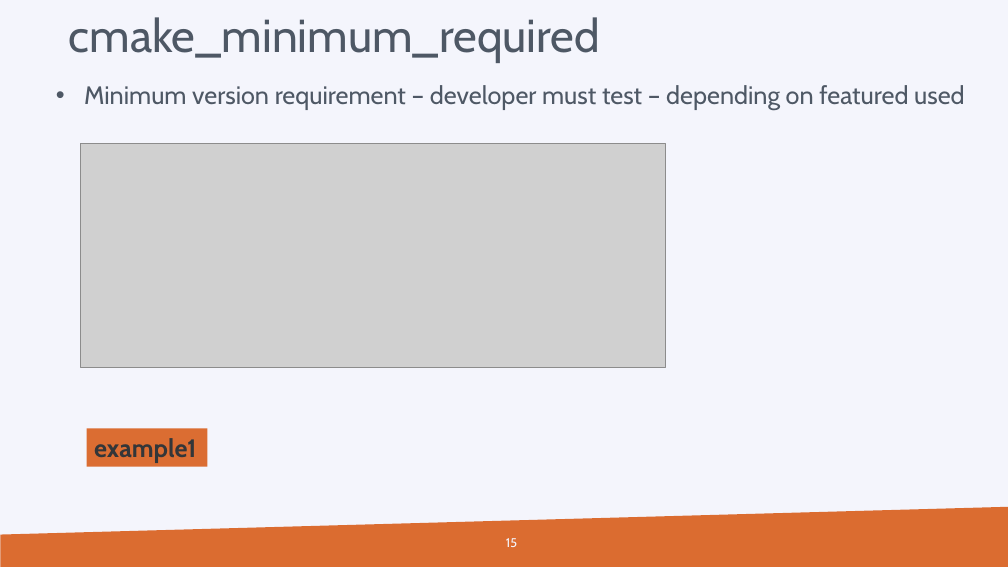
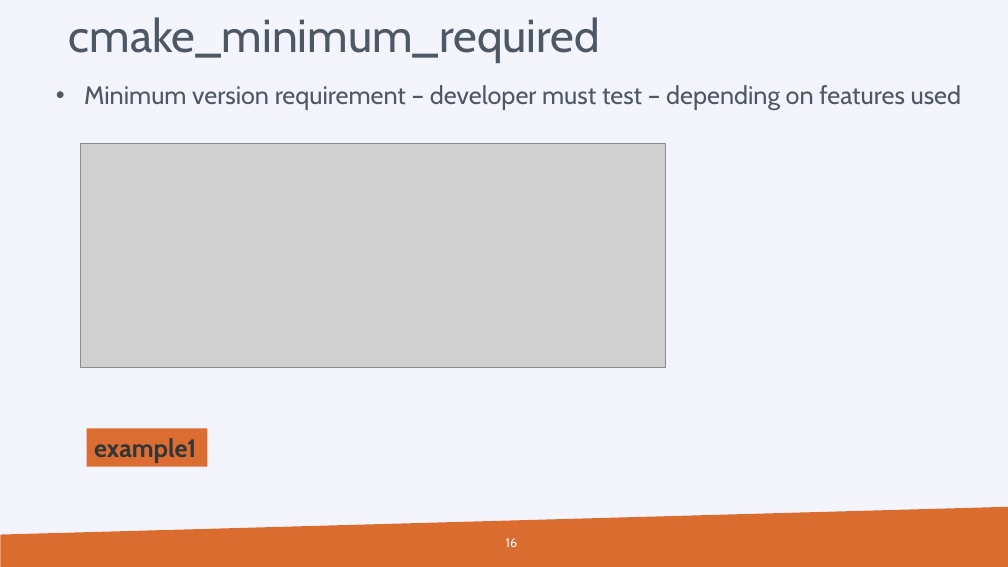
Before and after one commit to hpcleuven/CMake-intro, a slide deck: slide 16 of CMake-introduction.pptx (slide 15 before the commit). Drawn at 1008x567 pixels with LibreOffice and Linux fonts; fonts in the diff are those of the drawing; grey boxes stand for pictures; background and template pictures are left out. Boxes give left, top, right and bottom in pixels: in the first picture for what was removed or moved away, otherwise in the second. Text is boxed around its words. In the diff, an @@ line names an element or a change of style, - is before the commit and + after.

```diff
--- a/CMake-introduction.pptx
+++ b/CMake-introduction.pptx
@@ text at (84,85,962,110): text changed @@
-  • Minimum version requirement – developer must test – depending on featured used
+  • Minimum version requirement – developer must test – depending on features used
@@ page number at (506,538,518,547): text changed @@
-15
+16
```
Also in this commit, not shown: 2 other slides changed, 1 slide added.
